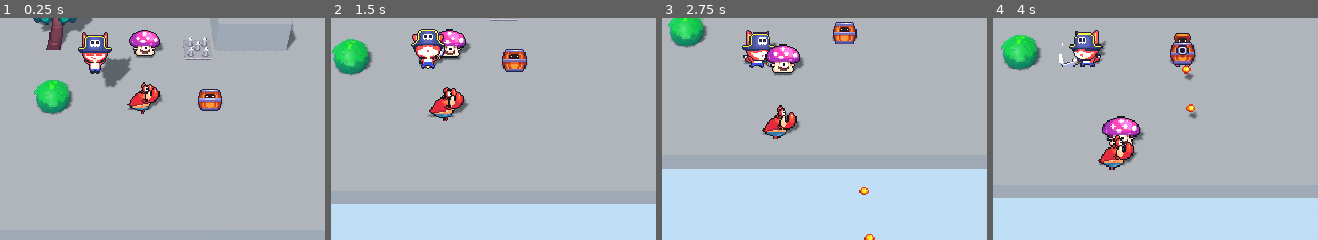
Above: before the commit, frames 1-4 (left to right).
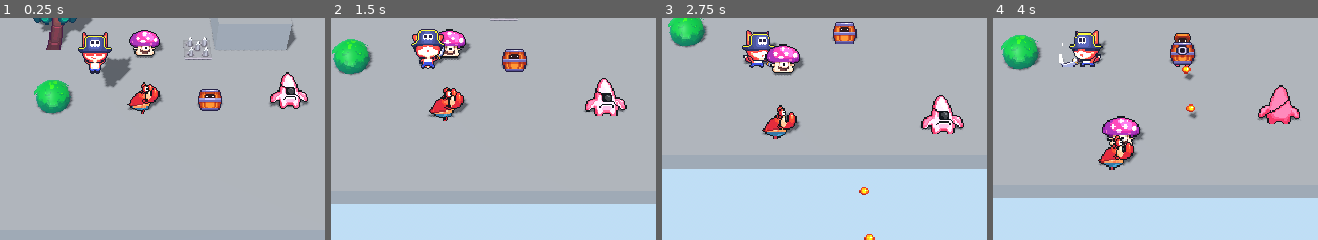
Above: after the commit, the same moments.

Repository: heimingtou/3D-Start2
Game: Godot game, scene res://tests/test.tscn
Same seed, same stepped clock (60 frames per second), same inputs: the game is played once before the commit and once after it.
Inputs:
- Up to frame 1 (0.25 s): no input
- Up to frame 2 (1.5 s): hold D (right) 0.53-1.28 s; tap C (attack) at 0.6, 1.35 s; tap Space (jump) at 0.77 s; hold S (down) from 1.28 s (still down)
- Up to frame 3 (2.75 s): tap Space (jump) at 1.52 s; release S (down) at 2.03 s; hold D (right) from 2.03 s (still down); tap X (carry) at 2.1 s; tap C (attack) at 2.3 s
- Up to frame 4 (4 s): release D (right) at 2.78 s; hold W (up) 2.78-3.53 s; tap C (attack) at 2.85, 3.6 s; tap Space (jump) at 3.02, 3.77 s; hold A (left) from 3.53 s (still down)
The pictures show only the part of the screen within x 24-74%, y 38-88%; the shares and areas given below are measured in that part.

The runs differ from the first frame. In frame 1, 1.2% of the frame differs, in the area x 82-96%, y 24-41%; in frame 2, 1.3%; in frame 3, 1.4%, in the area x 79-93%, y 34-53%; in frame 4, 1.3%.

Commit message:
feature: add starfish

Diff:
--- /dev/null
+++ b/scenes/enemies/starfish/attack.gd
@@ -0,0 +1,43 @@
+extends EnemyState
+
+@export var charge_multiplier: float = 3.0
+@export var wind_up: float = 0.3
+@export var charge_time: float = 0.9
+
+var _charging: bool = false
+var _charge_direction: Vector3 = Vector3. ZERO
+
+func _enter() -> void:
+	obj. change_animation("attack")
+	obj.stop_horizontal()
+	_charge_direction = _aim_at_player()
+	obj.disable_check_player_in_sight()
+	_charging = false
+	timer = wind_up
+
+func _exit() -> void:
+	obj.enable_check_player_in_sight()
+
+func _aim_at_player() -> Vector3:
+	if obj.found_player == null or not is_instance_valid(obj. found_player):
+		return obj. forward()
+	var aim: Vector3 = obj.found_player.global_position - obj.global_position
+	aim.y = 0.0
+	if aim.length_squared() < 0.0001:
+		return obj. forward()
+	return aim.normalized()
+
+func _update(delta: float) -> void:
+	if not _charging:
+		if update_timer(delta):
+			_charging = true
+			timer = charge_time
+		return
+	var step: Vector3 = _charge_direction * obj.movement_speed * charge_multiplier
+	obj.velocity.x = step.x
+	obj.velocity.z = step. z
+	if obj.is_touch_wall() or (obj.is_on_floor() and obj.is_can_fall()):
+		change_state(fsm.states.run)
+		return
+	if update_timer(delta):
+		change_state(fsm.states.run)
--- /dev/null
+++ b/scenes/enemies/starfish/run.gd
@@ -0,0 +1,17 @@
+extends EnemyState
+
+func _enter() -> void:
+	obj. change_animation("run")
+	obj. enable_check_player_in_sight()
+
+func _update(_delta: float) -> void:
+	var step: Vector3 = obj. forward() * obj.movement_speed
+	obj. velocity. x = step.x
+	obj.velocity.z = step.z
+
+	if obj. found_player != null:
+		obj. change_direction(BaseCharacter.direction_to(obj.global_position, obj. found_player. global_position))
+		change_state(fsm.states.attack)
+		return
+	if obj.is_touch_wall() or (obj.is_on_floor() and obj.is_can_fall()):
+		obj.turn_around()
--- /dev/null
+++ b/scenes/enemies/starfish/starfish.gd
@@ -0,0 +1,5 @@
+extends EnemyCharacter
+
+func _ready() -> void:
+	fsm = FSM.new(self, $States, $States/Run)
+	super._ready()
--- /dev/null
+++ b/scenes/enemies/starfish/starfish.tscn
@@ -0,0 +1,89 @@
+[gd_scene format=3 uid="uid://cafv37vlga7nj"]
+
+[ext_resource type="PackedScene" path="res://scenes/base_character.tscn" id="1_b7kvs"]
+[ext_resource type="Script" uid="uid://dwfh2y7a0qmg2" path="res://scenes/enemies/starfish/starfish.gd" id="2_hqqr5"]
+[ext_resource type="Texture2D" uid="uid://b35vlmttvdep3" path="res://assets/monsters/starfish/starfish_sprite_sheet.png" id="3_6c7xv"]
+[ext_resource type="AnimationLibrary" uid="uid://b6mdwitmfk172" path="res://scenes/enemies/starfish/starfish_anims.tres" id="4_wle21"]
+[ext_resource type="Script" uid="uid://bvv36o7f0oebf" path="res://scripts/hit_area_3d.gd" id="5_ba8v6"]
+[ext_resource type="Script" uid="uid://coy8holsj103m" path="res://scripts/hurt_area_3d.gd" id="6_1cfum"]
+[ext_resource type="Script" uid="uid://hykb7rld0o4y" path="res://scenes/enemies/starfish/run.gd" id="7_vy7mh"]
+[ext_resource type="Script" uid="uid://bo2c7iqd808n8" path="res://scenes/enemies/starfish/attack.gd" id="8_8anl2"]
+[ext_resource type="Script" uid="uid://belt5jfiht7cb" path="res://scenes/enemies/states/hurt.gd" id="9_r5ogx"]
+[ext_resource type="Script" uid="uid://bhv0avbrqmf7d" path="res://scenes/enemies/states/dead.gd" id="10_wmhok"]
+
+[sub_resource type="BoxShape3D" id="BoxShape3D_orua6"]
+size = Vector3(1.4, 1, 1.4)
+
+[sub_resource type="CapsuleShape3D" id="CapsuleShape3D_o88mx"]
+height = 1.0
+
+[sub_resource type="BoxShape3D" id="BoxShape3D_jpyye"]
+size = Vector3(4, 2, 8)
+
+[sub_resource type="CapsuleShape3D" id="CapsuleShape3D_jpyye"]
+height = 1.0
+
+[node name="starfish" unique_id=540654279 instance=ExtResource("1_b7kvs")]
+collision_layer = 8
+script = ExtResource("2_hqqr5")
+
+[node name="Sprite3D" parent="." index="0"]
+offset = Vector2(0, 14.5)
+texture = ExtResource("3_6c7xv")
+hframes = 3
+vframes = 12
+
+[node name="AnimationPlayer" parent="." index="1"]
+libraries/ = ExtResource("4_wle21")
+
+[node name="FrontRayCast3D" type="RayCast3D" parent="Direction" index="0" unique_id=1035381787]
+transform = Transform3D(1, 0, 0, 0, 1, 0, 0, 0, 1, 0, 0.5, 0)
+target_position = Vector3(0, 0, 1)
+
+[node name="DownRayCast3D" type="RayCast3D" parent="Direction" index="1" unique_id=526613297]
+transform = Transform3D(1, 0, 0, 0, 1, 0, 0, 0, 1, 0, 0.5, 0.9)
+target_position = Vector3(0, -1.5, 0)
+
+[node name="HitArea3D" type="Area3D" parent="Direction" index="2" unique_id=314440595]
+collision_layer = 0
+collision_mask = 4
+script = ExtResource("5_ba8v6")
+metadata/_custom_type_script = "uid://bvv36o7f0oebf"
+
+[node name="CollisionShape3D" type="CollisionShape3D" parent="Direction/HitArea3D" index="0" unique_id=1097511628]
+transform = Transform3D(1, 0, 0, 0, 1, 0, 0, 0, 1, 0, 0.5, 0)
+shape = SubResource("BoxShape3D_orua6")
+
+[node name="HurtArea3D" type="Area3D" parent="Direction" index="3" unique_id=826904174]
+collision_layer = 16
+collision_mask = 0
+script = ExtResource("6_1cfum")
+metadata/_custom_type_script = "uid://coy8holsj103m"
+
+[node name="CollisionShape3D" type="CollisionShape3D" parent="Direction/HurtArea3D" index="0" unique_id=437173890]
+transform = Transform3D(1, 0, 0, 0, 1, 0, 0, 0, 1, 0, 0.5, 0)
+shape = SubResource("CapsuleShape3D_o88mx")
+
+[node name="DetectPlayerArea3D" type="Area3D" parent="Direction" index="4" unique_id=759289532]
+collision_layer = 0
+collision_mask = 2
+
+[node name="CollisionShape3D" type="CollisionShape3D" parent="Direction/DetectPlayerArea3D" index="0" unique_id=857924865]
+transform = Transform3D(1, 0, 0, 0, 1, 0, 0, 0, 1, 0, 1, 4)
+shape = SubResource("BoxShape3D_jpyye")
+
+[node name="CollisionShape3D" parent="." index="3"]
+transform = Transform3D(1, 0, 0, 0, 1, 0, 0, 0, 1, 0, 0.55, 0)
+shape = SubResource("CapsuleShape3D_jpyye")
+
+[node name="Run" type="Node" parent="States" index="0" unique_id=1513087421]
+script = ExtResource("7_vy7mh")
+
+[node name="Attack" type="Node" parent="States" index="1" unique_id=35329494]
+script = ExtResource("8_8anl2")
+
+[node name="hurt" type="Node" parent="States" index="2" unique_id=1023996721]
+script = ExtResource("9_r5ogx")
+
+[node name="dead" type="Node" parent="States" index="3" unique_id=889167296]
+script = ExtResource("10_wmhok")
--- a/tests/test.tscn
+++ b/tests/test.tscn
@@ -8,6 +8,7 @@
 [ext_resource type="PackedScene" uid="uid://ixnvko75l4s1" path="res://scenes/mushroom.tscn" id="5_uofsi"]
 [ext_resource type="PackedScene" uid="uid://wrnpfl21d316" path="res://scenes/trap.tscn" id="6_jenrn"]
 [ext_resource type="PackedScene" uid="uid://bw3haw7ulvb34" path="res://scenes/barrel.tscn" id="8_mm0ke"]
+[ext_resource type="PackedScene" uid="uid://cafv37vlga7nj" path="res://scenes/enemies/starfish/starfish.tscn" id="9_ymr3d"]
 
 [sub_resource type="BoxMesh" id="BoxMesh_mm0ke"]
 size = Vector3(24, 1, 24)
@@ -98,3 +99,6 @@
 
 [node name="Barrel" parent="." unique_id=857801287 instance=ExtResource("8_mm0ke")]
 transform = Transform3D(1, 0, 0, 0, 1, 0, 0, 0, 1, 3.2707992, 1.6136379, 4.5998545)
+
+[node name="starfish" parent="." unique_id=540654279 instance=ExtResource("9_ymr3d")]
+transform = Transform3D(1, 0, 0, 0, 1, 0, 0, 0, 1, 7.4842634, 1.8722944, 3.8881059)
Not shown, added: scenes/enemies/starfish/attack.gd.uid
Not shown, added: scenes/enemies/starfish/run.gd.uid
Not shown, added: scenes/enemies/starfish/starfish.gd.uid
